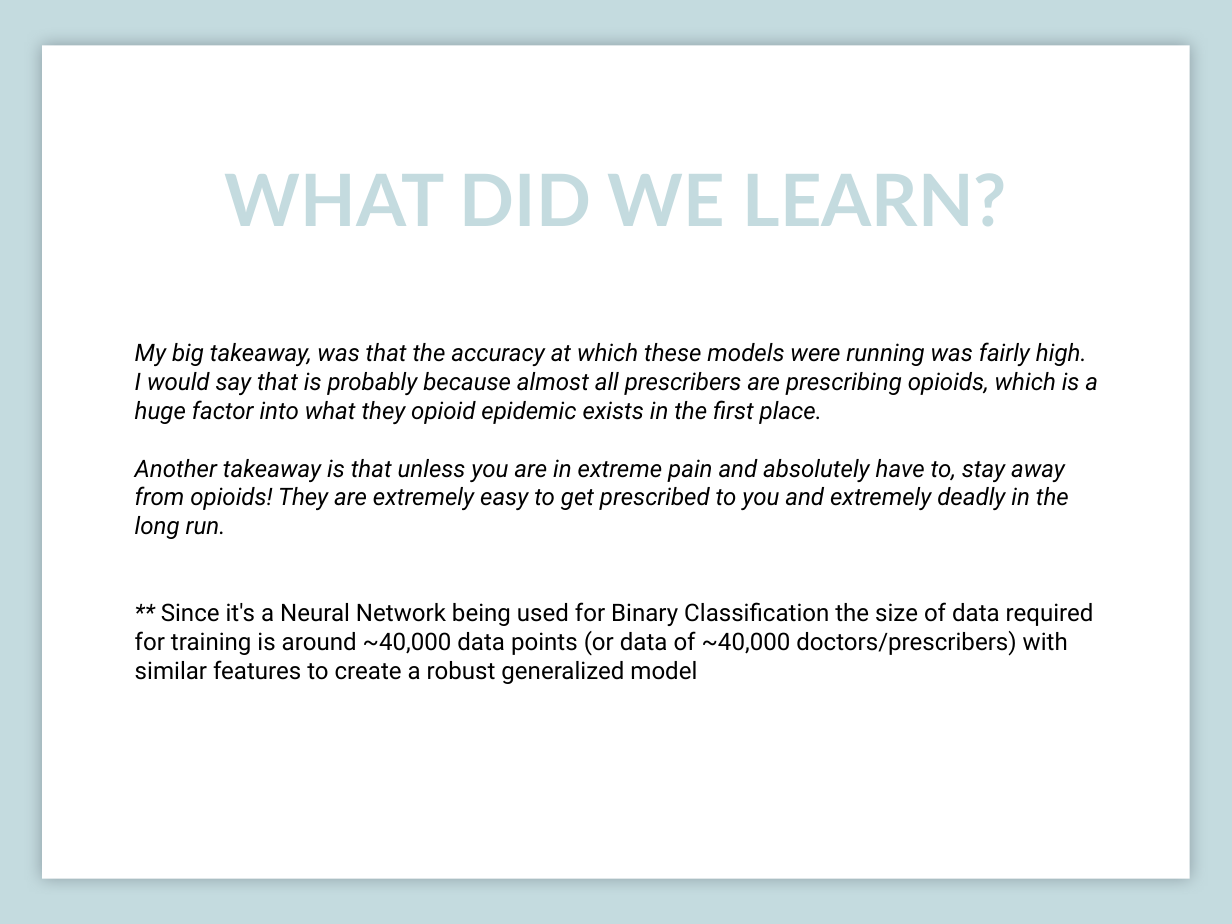
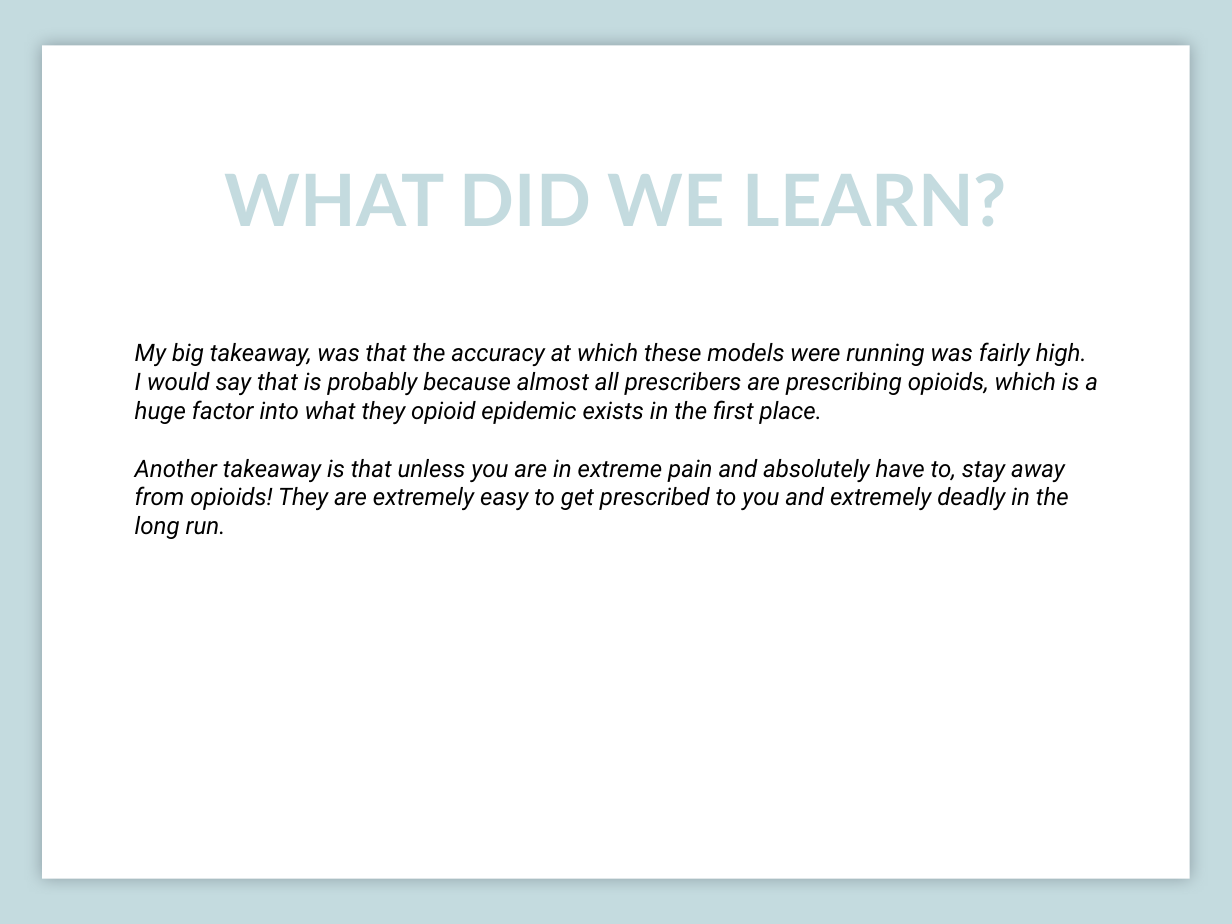
Before and after one commit to rajpatel84/capstone, a slide deck: slide 17 of Capstone.pptx (slide 18 before the commit). Drawn at 1232x924 pixels with LibreOffice and Linux fonts; fonts in the diff are those of the drawing. Boxes give left, top, right and bottom in pixels: in the first picture for what was removed or moved away, otherwise in the second. Text is boxed around its words. In the diff, an @@ line names an element or a change of style, - is before the commit and + after.

```diff
--- a/Capstone.pptx
+++ b/Capstone.pptx
@@ text at bbox=[135, 602, 1094, 684]: paragraph removed @@
-** Since it's a Neural Network being used for Binary Classification the size of data required for training is around ~40,000 data points (or data of ~40,000 doctors/prescribers) with similar features to create a robust generalized model
```
Also in this commit, not shown: 4 other slides changed, 1 slide added, 1 slide removed.
